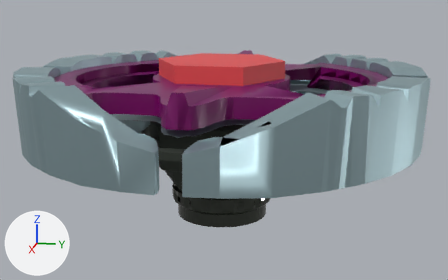
What one commit did to the FBX model Assets/models/blade1.fbx.
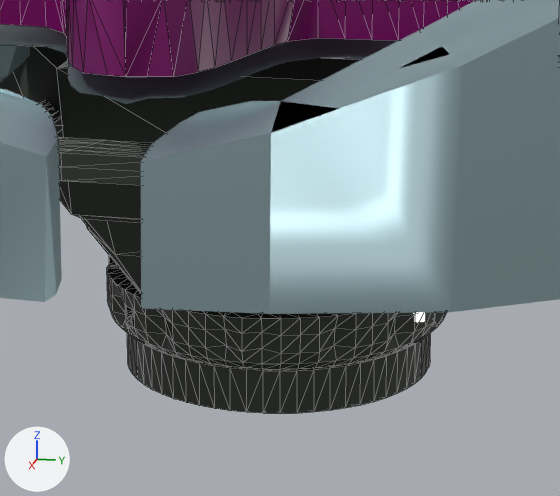
The first picture shows the older version from a 50 mm lens placed at (4.73, 0.96, 0.73), pointed at (-0.01, 0.02, -0.46). The close-ups show both versions on the part from 32% to 68% of the width and 39% to 90% of the height of that picture; other places that the commit changed are outside them. Lighting does not change. The marker at lower left points along +X, +Y and +Z. The close-ups show mesh edges as thin lines. Where no turn or scale is listed for an object, it has been applied to the vertices. Vertices at the same position are counted once.

In view in the first close-up: 'Metal Wheel', 'Plastic Wheel', 'Spin track', 'Tip'.
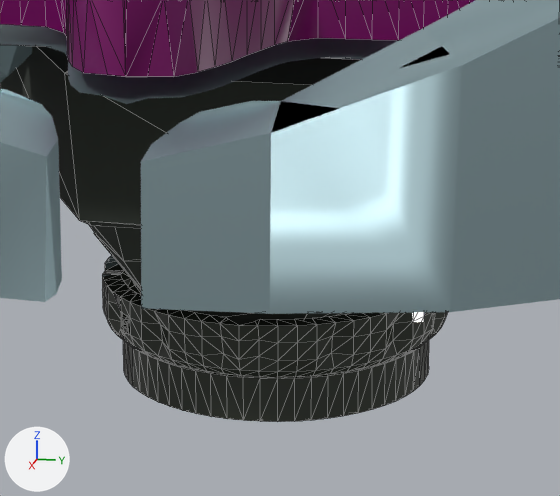
Where the newer file only moved an object's origin or applied its transform, the numbers keep the older frame.

Location of each change, (x1, y1, x2, y2) in pixels of the close-ups (560 x 496 px; the box of a moved part takes in the faces that stretch with it):
'Tip', moved
    before: (106, 256, 447, 414)
    after: (102, 255, 448, 422)
'Spin track', reshaped, moved
    before: (0, 46, 360, 318)
    after: (0, 46, 360, 325)
part 2 of me_cube_003, moved or reshaped
    before: (0, 46, 331, 318)
    after: (0, 46, 351, 325)
part 3 of me_cube_003, deleted (black)
    before: (39, 101, 152, 185)

What changed in the scene script:
```text
Change me_cube_003:
    where me_cube_003.from_pydata(...)  # 657 vertices, 1304 faces; spans x -2.39..-0.48, y -0.61..0.77, z -0.61..0.14
    used by ob_spin_track; location = (1.394, -0.106, -0.369)
    me_cube_003 part 2: the loose piece of 189 vertices spanning x -2.13..-0.73, y -0.61..0.77, z -0.61..0.14 is moved by (1.43, -0.08, 0.32)
    me_cube_003 part 3: the loose piece of 234 vertices spanning x -1.0..-0.48, y -0.3..0.51, z -0.02..0.04 is deleted
Change me_cone:
    where me_cone.from_pydata(...)  # 617 vertices, 1095 faces; spans x -0.408..0.408, y -0.408..0.408, z -0.015..0.329
    used by ob_tip; location = (-0.046, -0.005, -1.166)
    me_cone part 1: the whole mesh is moved by (0.0, -0.002, -0.208)
Change ob_spin_track:
    ob_spin_track.location: (1.394, -0.106, -0.369) -> (0.0, 0.0, -0.69)
Change ob_tip:
    ob_tip.location: (-0.046, -0.005, -1.166) -> (0.0, 0.0, -0.959)
```
